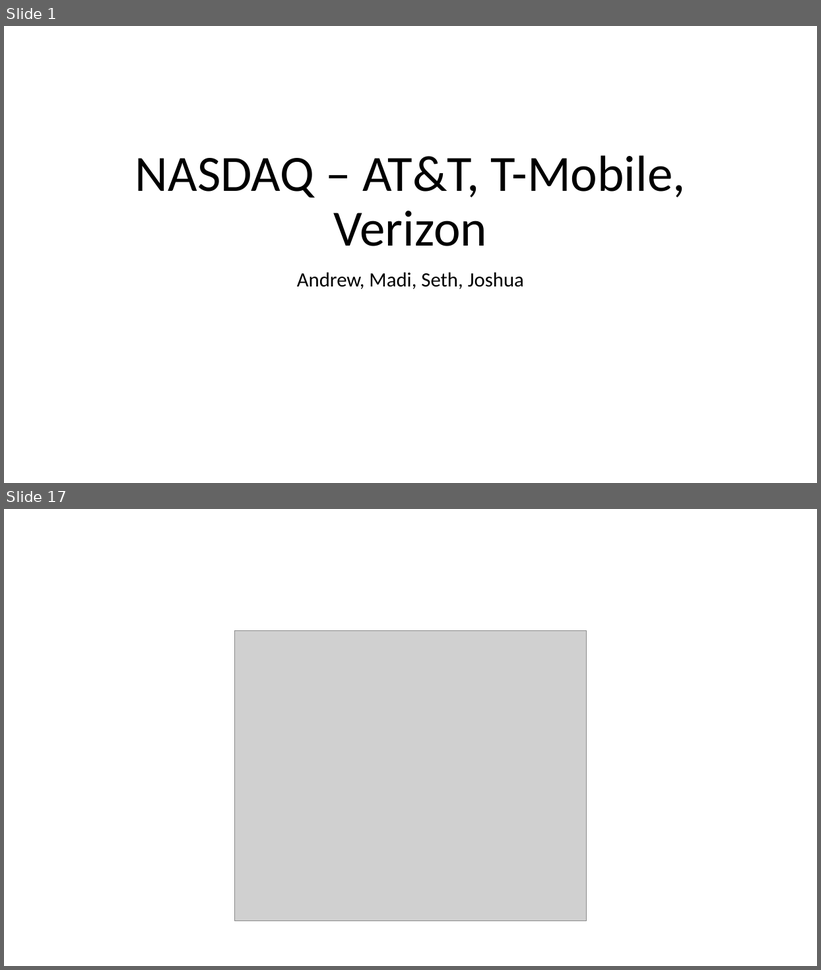
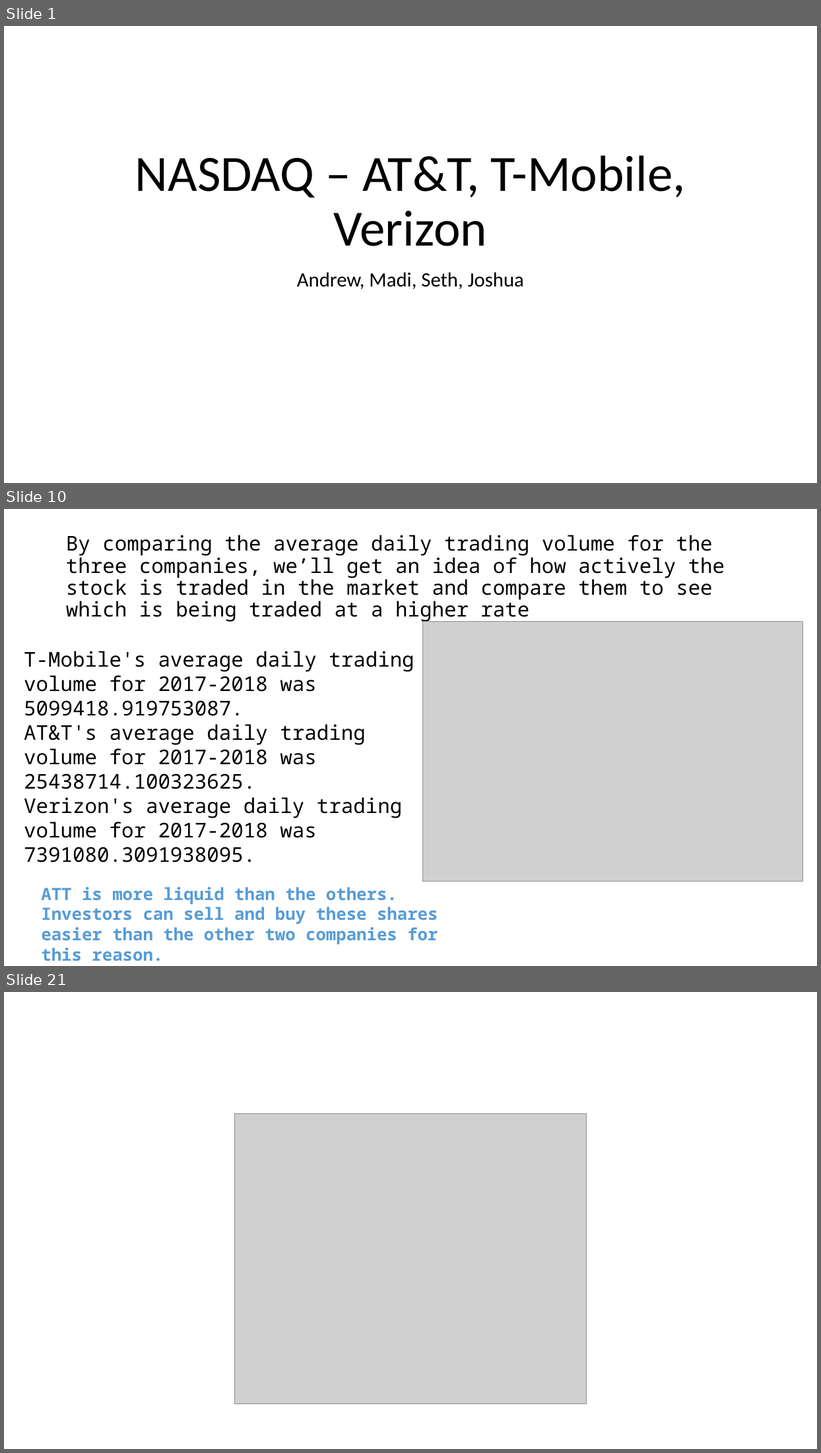
Before and after one commit to mssubaiti/Project1_Group1, a slide deck: presentation.pptx. Shown one above the other, each under a label of ours: slides 1 and 17 before the commit, slides 1, 10 and 21 after it; the slides between them are not shown. The pictures are 821x970 and 821x1453 pixels, drawn with LibreOffice and Linux fonts; fonts in the diff are those of the drawing; grey boxes stand for pictures. Boxes give left, top, right and bottom in pixels: in the first picture for what was removed or moved away, otherwise in the second. Text is boxed around its words. In the diff, an @@ line names an element or a change of style, - is before the commit and + after.

```diff
--- a/presentation.pptx
+++ b/presentation.pptx
@@ slide 10 added at [4, 509, 817, 966], background #FFFFFF @@
@@ title added at [66, 535, 725, 623], 24 pt, text #000000 @@
+By comparing the average daily trading volume for the three companies, we’ll get an idea of how actively the stock is traded in the market and compare them to see which is being traded at a higher rate
@@ picture added at [423, 622, 804, 883] @@
@@ text added at [24, 651, 414, 863], 24 pt, text #000000 @@
+T-Mobile's average daily trading volume for 2017-2018 was 5099418.919753087.
+AT&T's average daily trading volume for 2017-2018 was 25438714.100323625.
+Verizon's average daily trading volume for 2017-2018 was 7391080.3091938095.
@@ text added at [41, 887, 438, 945], 20 pt, text #569CD6, bold @@
+ATT is more liquid than the others. Investors can sell and buy these shares easier than the other two companies for this reason.
@@ what was slide 17 is now slide 21 @@
```
Also in this commit, not shown: 6 slides changed, 12 other slides added, 9 slides removed, 6 other files.
